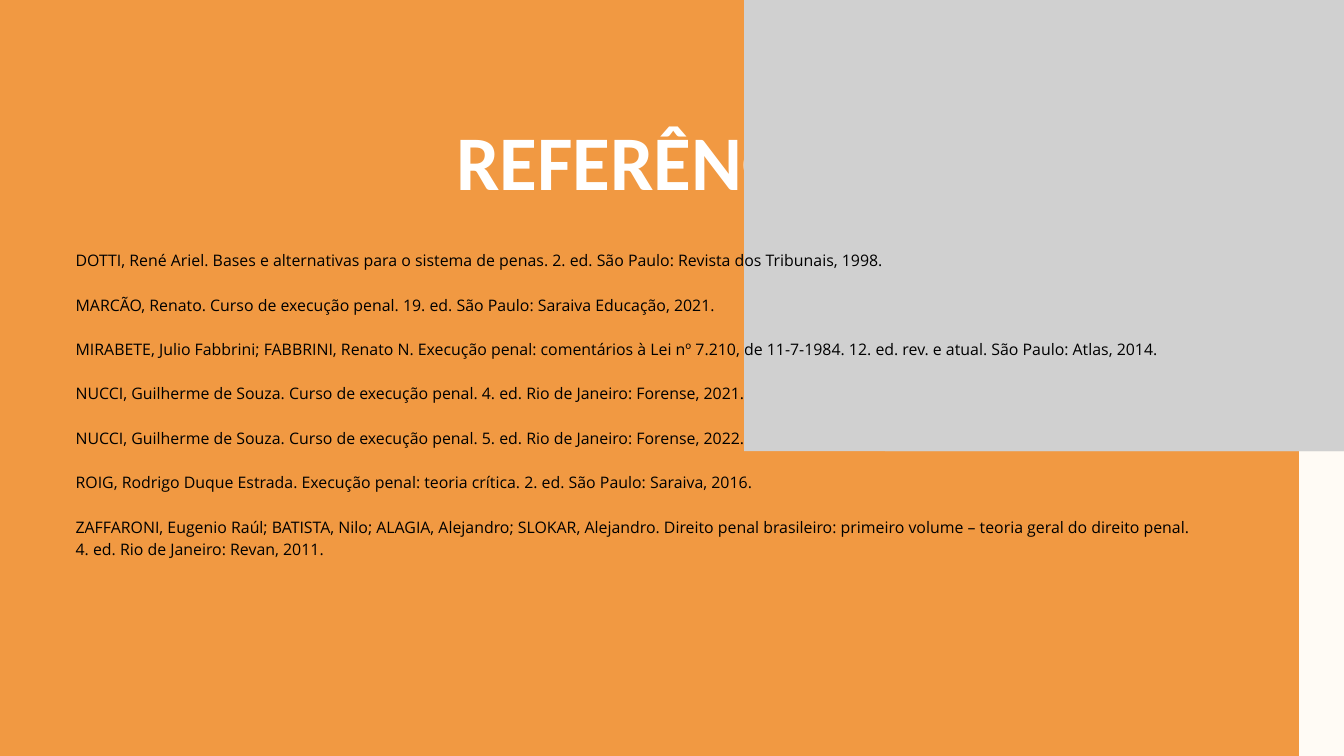
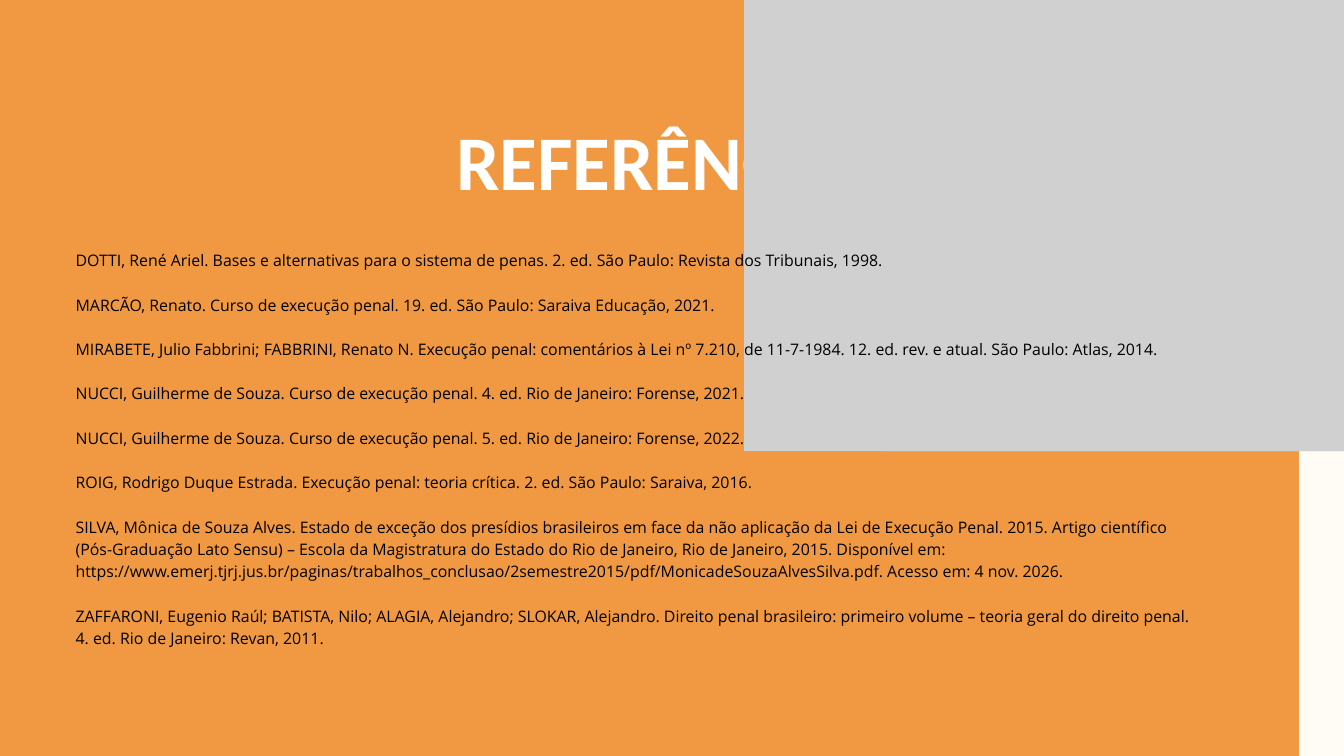
Before and after one commit to projetoia30/Keyla, a slide deck: slide 12 of Apresentacao_TCC_Nilton.pptx. Drawn at 1344x756 pixels with LibreOffice and Linux fonts; fonts in the diff are those of the drawing; grey boxes stand for pictures. Boxes give left, top, right and bottom in pixels: in the first picture for what was removed or moved away, otherwise in the second. Text is boxed around its words. In the diff, an @@ line names an element or a change of style, - is before the commit and + after.

```diff
--- a/Apresentacao_TCC_Nilton.pptx
+++ b/Apresentacao_TCC_Nilton.pptx
@@ text at (x1=76, y1=520, x2=1167, y2=581): paragraph added @@
+SILVA, Mônica de Souza Alves. Estado de exceção dos presídios brasileiros em face da não aplicação da Lei de Execução Penal. 2015. Artigo científico (Pós-Graduação Lato Sensu) – Escola da Magistratura do Estado do Rio de Janeiro, Rio de Janeiro, 2015. Disponível em: https://www.emerj.tjrj.jus.br/paginas/trabalhos_conclusao/2semestre2015/pdf/MonicadeSouzaAlvesSilva.pdf. Acesso em: 4 nov. 2026.
```
Also in this commit, not shown: 1 other file.
